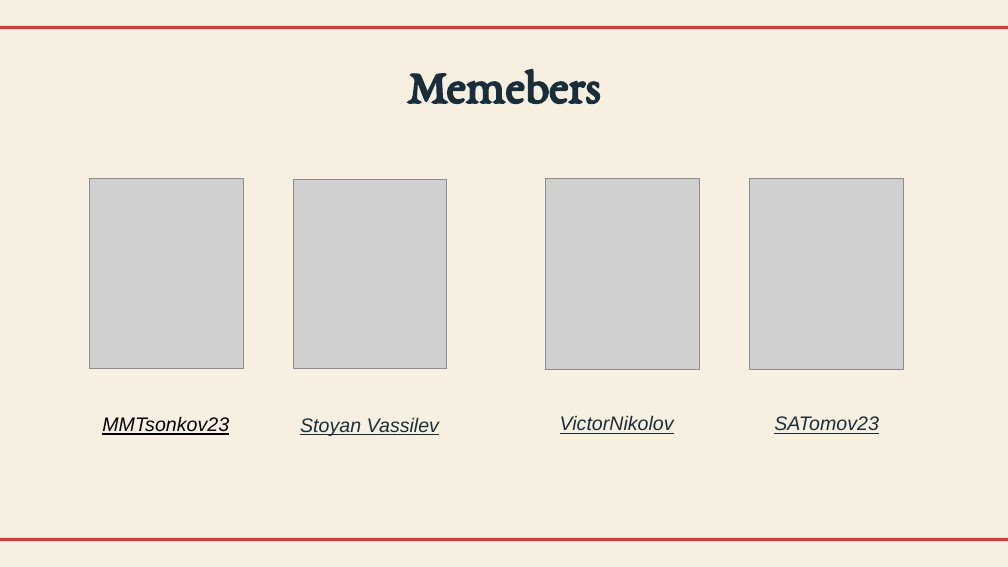
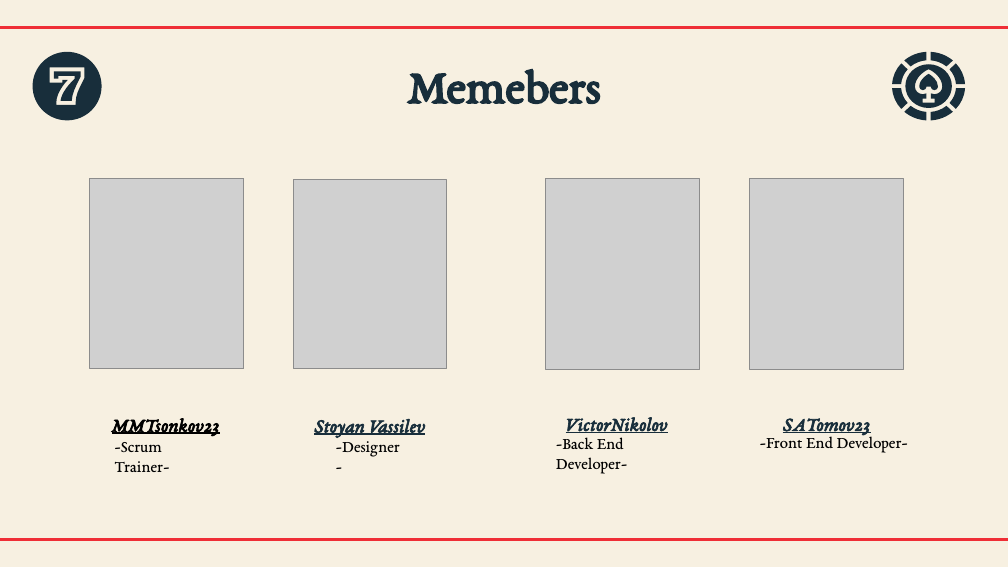
Before and after one commit to codingburgas/sprint-math-games-9th-grade-quizmasters, a slide deck: slide 3 of Presenting/quiz masters.pptx. Drawn at 1008x567 pixels with LibreOffice and Linux fonts; fonts in the diff are those of the drawing; grey boxes stand for pictures. Boxes give left, top, right and bottom in pixels: in the first picture for what was removed or moved away, otherwise in the second. Text is boxed around its words. In the diff, an @@ line names an element or a change of style, - is before the commit and + after.

Commit message:
Finish the presentation

```diff
--- a/Presenting/quiz masters.pptx
+++ b/Presenting/quiz masters.pptx
@@ freeform shape added at (32, 51, 102, 120), fill #182E3B @@
@@ freeform shape added at (53, 72, 81, 101), fill #182E3B @@
@@ group added at (892, 51, 965, 121): 10 freeform shapes @@
@@ font Arial to EB Garamond, bold on in 4 elements at (112, 418, 220, 437), (314, 419, 425, 438), (566, 417, 668, 433), (783, 418, 871, 436) @@
@@ text added at (114, 442, 169, 472), 12 pt, text #000000 @@
+-Scrum Trainer-
@@ text added at (336, 441, 400, 457), 12 pt, text #000000 @@
+-Designer-
@@ text added at (556, 437, 627, 474), 12 pt, text #000000 @@
+-Back End Developer-
@@ text added at (760, 435, 908, 453), 12 pt, text #000000 @@
+-Front End Developer-
```
Also in this commit, not shown: 3 other slides changed, 1 slide added.
